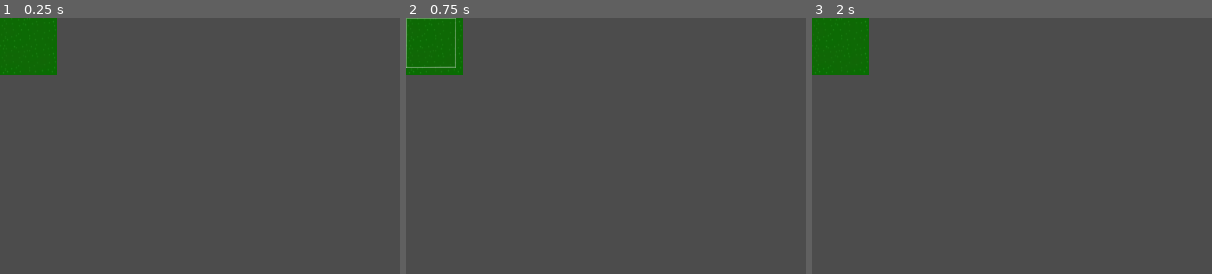
Above: before the commit, frames 1-3 (left to right).
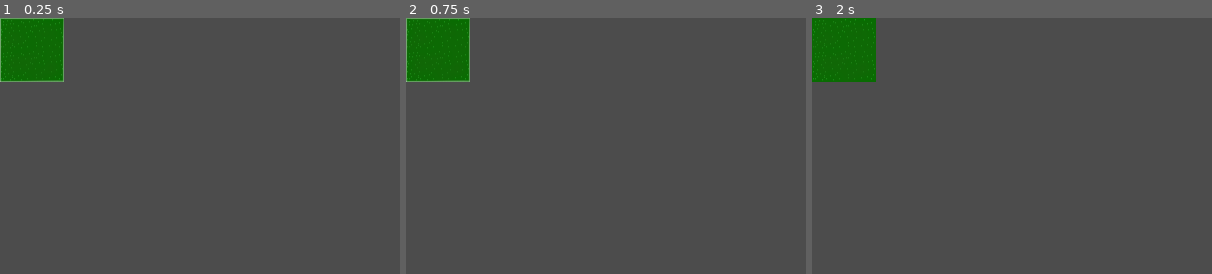
Above: after the commit, the same moments.

Repository: williamdual/GGJ2023
Game: Godot game, scene res://Scenes/Tile.tscn
Same seed, same stepped clock (60 frames per second), same inputs: the game is played once before the commit and once after it. The project has no main scene, so this scene is started directly.
Inputs (mouse positions are % of the whole screen's width and height, from its top left):
- Up to frame 1 (0.25 s): no input
- Up to frame 2 (0.75 s): tap Enter at 0.5 s; move the mouse to (3, 5) at 0.52 s; click (3, 5) at 0.67 s
- Up to frame 3 (2 s): tap Space at 1.25 s; move the mouse to (30, 50) at 1.27 s; click (30, 50) at 1.42 s
The pictures show only the part of the screen within x 0-50%, y 0-50%; the shares and areas given below are measured in that part.
In our replay, the window is 800x468 before the commit and 640x512 after it. These sizes can differ from the game's own. Grey fills any space a smaller window leaves; there, only what the larger window draws over its background counts as a difference.

The runs differ from the first frame. In frame 1, 1.0% of the frame differs, in the area x 0-16%, y 0-25%; in frame 2, 1.0%; in frame 3, 0.8%.

Commit message:
fixed grass tile size

Diff:
--- a/Project/Scenes/Tile.tscn
+++ b/Project/Scenes/Tile.tscn
@@ -11,20 +11,18 @@
 script = ExtResource( 1 )
 
 [node name="Sprite" type="Sprite" parent="."]
-position = Vector2( 32, 32 )
-scale = Vector2( 1.28, 1.28 )
+position = Vector2( 32.02, 32.02 )
+scale = Vector2( 0.999375, 0.999375 )
 texture = ExtResource( 2 )
 
 [node name="Area2D" type="Area2D" parent="."]
 position = Vector2( 32, 32 )
 
 [node name="Hightlight" type="Sprite" parent="Area2D"]
-visible = false
 show_behind_parent = true
 texture = ExtResource( 3 )
 
 [node name="CollisionShape2D" type="CollisionShape2D" parent="Area2D"]
-visible = false
 position = Vector2( 0.5, -0.25 )
 shape = SubResource( 1 )
 
--- a/Project/project.godot
+++ b/Project/project.godot
@@ -14,6 +14,12 @@
 run/main_scene="res://TextPopup.tscn"
 config/icon="res://icon.png"
 
+[display]
+
+window/size/width=640
+window/size/height=512
+window/size/resizable=false
+
 [gui]
 
 common/drop_mouse_on_gui_input_disabled=true
Binary file removed: Project/Sprites/otherGrass.png
Not shown, removed: Project/Sprites/otherGrass.png.import
